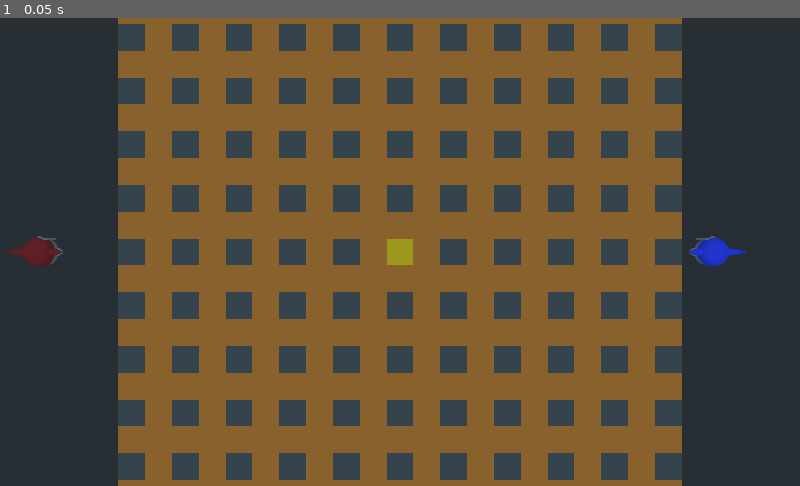
Above: before the commit, frame 1.
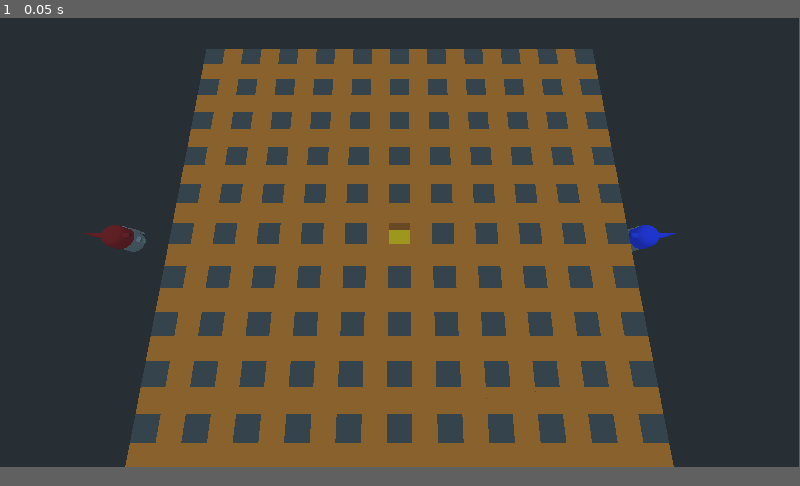
Above: after the commit, the same moment.

Repository: voidexp/ggj23
Game: Godot game, scene res://main.tscn
Same seed, same stepped clock (60 frames per second), same inputs: the game is played once before the commit and once after it.
Inputs:
- Up to frame 1 (0.05 s): no input
In our replay, the window is 800x468 before the commit and 799x449 after it. These sizes can differ from the game's own. Grey fills any space a smaller window leaves; there, only what the larger window draws over its background counts as a difference.

The runs differ from the first frame. In frame 1, 33% of the frame differs, in the area x 0-100%, y 0-100%.

Commit message:
Camera and blocks tweaks

Diff:
--- /dev/null
+++ b/game/camera.gd
@@ -0,0 +1,11 @@
+extends Camera
+
+
+# Declare member variables here. Examples:
+# var a = 2
+# var b = "text"
+
+
+# Called when the node enters the scene tree for the first time.
+func _ready():
+	look_at(Vector3.ZERO, Vector3.FORWARD)
--- a/game/level_map_root.tscn
+++ b/game/level_map_root.tscn
@@ -31,8 +31,3 @@
 [node name="CSGMesh" type="CSGMesh" parent="Ground"]
 transform = Transform( 1, 0, 0, 0, 1, 0, 0, 0, 1, 0, -0.05, 0 )
 mesh = SubResource( 5 )
-
-[node name="Camera" type="Camera" parent="."]
-transform = Transform( 1, 0, 0, 0, 0.0225826, 0.999745, 0, -0.999745, 0.0225826, 0, 15.9762, 0 )
-projection = 1
-size = 20.0
--- a/game/main.tscn
+++ b/game/main.tscn
@@ -1,7 +1,8 @@
-[gd_scene load_steps=3 format=2]
+[gd_scene load_steps=4 format=2]
 
 [ext_resource path="res://player.tscn" type="PackedScene" id=1]
 [ext_resource path="res://level_map_root.tscn" type="PackedScene" id=2]
+[ext_resource path="res://camera.gd" type="Script" id=3]
 
 [node name="Spatial" type="Spatial"]
 
@@ -16,9 +17,8 @@
 player_seat = 2
 speed = 2
 
+[node name="LevelMapRoot" parent="." instance=ExtResource( 2 )]
+
 [node name="Camera" type="Camera" parent="."]
-transform = Transform( 1, 0, 0, 0, -4.37114e-08, 1, 0, -1, -4.37114e-08, 0, 50, 0 )
-fov = 20.0
-size = 25.6113
-
-[node name="LevelMapRoot" parent="." instance=ExtResource( 2 )]
+transform = Transform( 1, 0, 0, 0, -4.37114e-08, 1, 0, -1, -4.37114e-08, 0, 15.6395, 4.23003 )
+script = ExtResource( 3 )
--- a/game/project.godot
+++ b/game/project.godot
@@ -13,6 +13,11 @@
 config/name="GGJ23"
 run/main_scene="res://main.tscn"
 config/icon="res://icon.png"
+
+[display]
+
+window/size/width=1920
+window/size/height=1080
 
 [gui]
 
--- a/game/rock_block.tscn
+++ b/game/rock_block.tscn
@@ -6,7 +6,7 @@
 extents = Vector3( 0.5, 0.5, 0.5 )
 
 [sub_resource type="CubeMesh" id=2]
-size = Vector3( 1, 1, 1 )
+size = Vector3( 1, 1.5, 1 )
 
 [sub_resource type="SpatialMaterial" id=3]
 albedo_color = Color( 0.321569, 0.313726, 0.313726, 1 )
@@ -17,6 +17,7 @@
 shape = SubResource( 1 )
 
 [node name="CSGMesh" type="CSGMesh" parent="."]
+transform = Transform( 1, 0, 0, 0, 1, 0, 0, 0, 1, 0, 0.75, 0 )
 mesh = SubResource( 2 )
 material = SubResource( 3 )
 
--- a/game/soil_block.tscn
+++ b/game/soil_block.tscn
@@ -6,7 +6,7 @@
 extents = Vector3( 0.5, 0.5, 0.5 )
 
 [sub_resource type="CubeMesh" id=2]
-size = Vector3( 1, 1, 1 )
+size = Vector3( 1, 1.5, 1 )
 
 [sub_resource type="SpatialMaterial" id=3]
 albedo_color = Color( 0.835294, 0.462745, 0.164706, 1 )
@@ -17,6 +17,7 @@
 shape = SubResource( 1 )
 
 [node name="CSGMesh" type="CSGMesh" parent="."]
+transform = Transform( 1, 0, 0, 0, 1, 0, 0, 0, 1, 0, 0.75, 0 )
 mesh = SubResource( 2 )
 material = SubResource( 3 )
 
